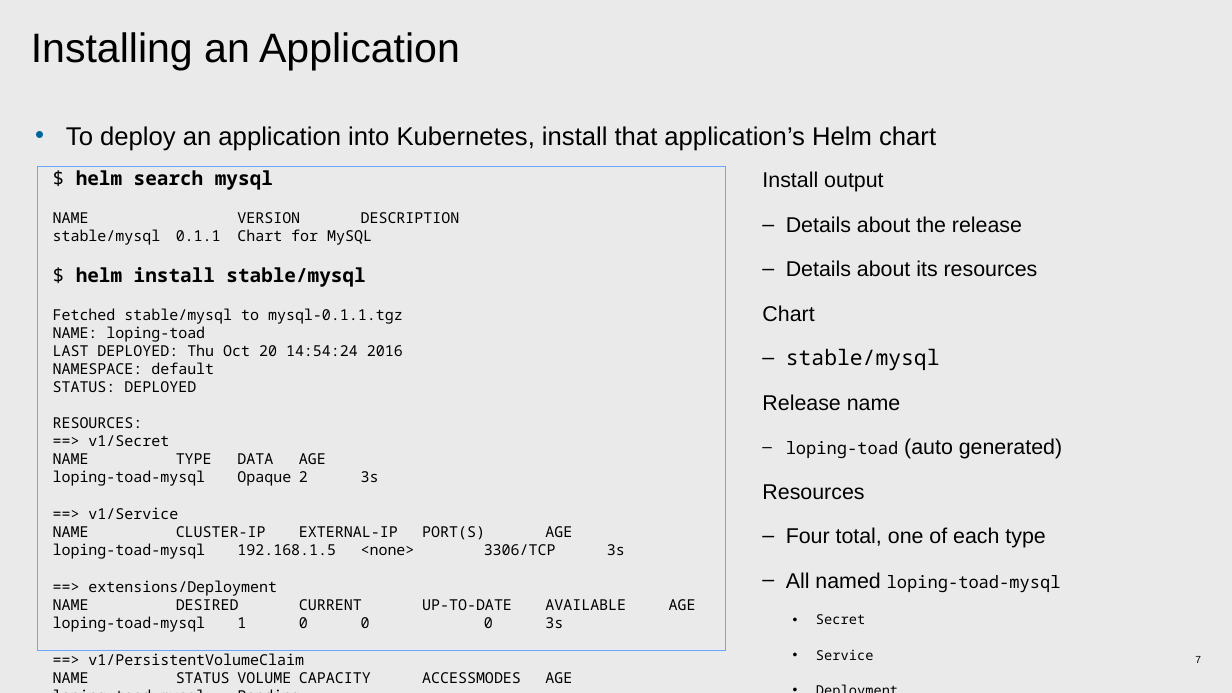
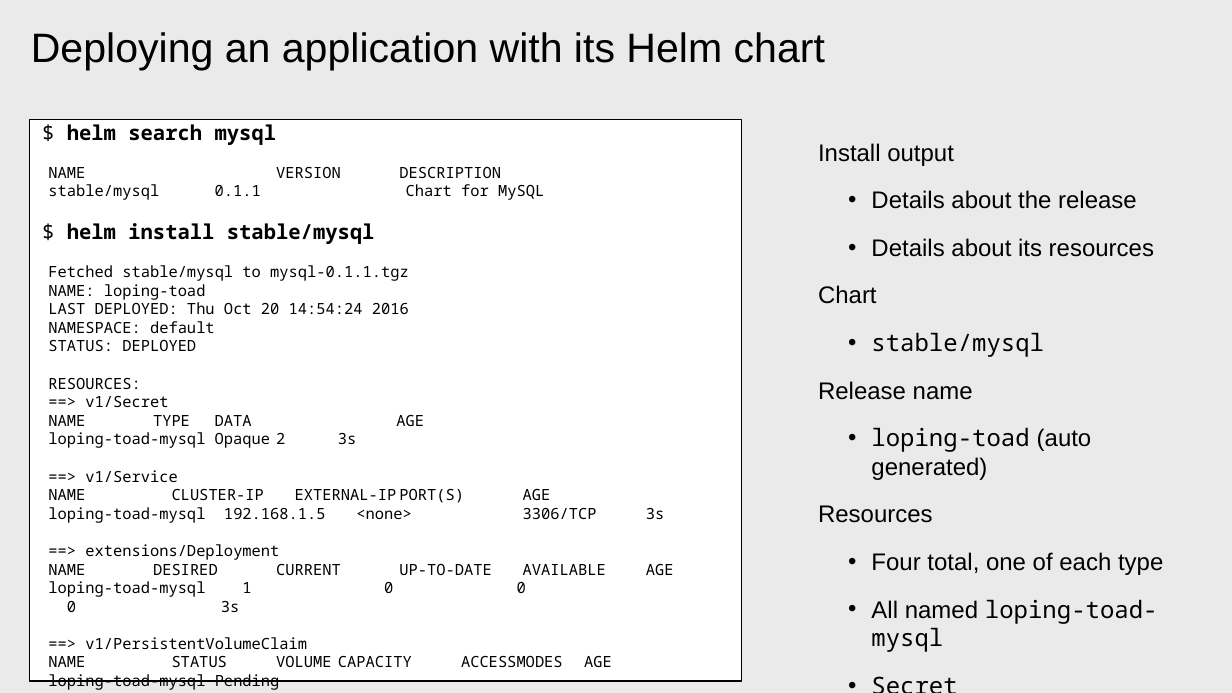
Before and after one commit to patrocinio/cloud-private-bootcamp, a slide deck: slide 10 of Units_development/Helm basics_AWG.pptx (slide 7 before the commit). Drawn at 1232x693 pixels with LibreOffice and Linux fonts; fonts in the diff are those of the drawing. Boxes give left, top, right and bottom in pixels: in the first picture for what was removed or moved away, otherwise in the second. Text is boxed around its words. In the diff, an @@ line names an element or a change of style, - is before the commit and + after.

```diff
--- a/Units_development/Helm basics_AWG.pptx
+++ b/Units_development/Helm basics_AWG.pptx
@@ title at box(31, 32, 825, 70): text changed @@
-Installing an Application
+Deploying an application with its Helm chart
@@ text "$ helm search mysql": place and size @@
-text "$ helm search mysql" at box(37, 166, 726, 650)
+text "$ helm search mysql" at box(30, 120, 742, 681)
@@ text "$ helm search mysql" at box(30, 120, 742, 681): size 11.2 to 12 pt in "$ helm search mysql", "$ helm install stable/mysql"; size 8.8 to 9 pt; list level 1 to 2 in "$ helm install stable/mysql"; list level 1 to 2 in "Fetched stable/mysql to mysql-0.1.1.tgz NAME: ..."; list level 1 to 2 in "RESOURCES: ==> v1/Secret NAME TYPE ..."; list level 1 to 2 in "==> v1/Service NAME CLUSTER-IP EXTERNAL-IP ..."; list level 1 to 2 in "==> extensions/Deployment NAME DESIRED CURRENT ..."; list level 1 to 2 in "==> v1/PersistentVolumeClaim NAME STATUS VOLUME ..."; fill none to #FFFFFF; outline #69A6FF 0.75 pt to #000000 0.75 pt @@
@@ text removed at box(66, 126, 936, 151) @@
-• To deploy an application into Kubernetes, install that application’s Helm chart
@@ text "Install output": place and size @@
-text "Install output" at box(762, 171, 1062, 660)
+text "Install output" at box(818, 143, 1163, 624)
@@ text "Install output" at box(818, 143, 1163, 624): size 12.5 to 14 pt in "Install output", "Details about the release", "Details about its resources", "Chart" and 6 more places; size 10 to 14 pt in "loping-toad", "loping-toad-mysql"; size 8 to 14 pt in "Secret", "Service", "Deployment", "PersistentVolumeClaim"; bullet – to •; list level 2 to 3 in "Details about the release"; list level 2 to 3 in "Details about its resources"; list level 2 to 3 in "stable/mysql"; list level 2 to 3 in "loping-toad (auto generated)"; list level 2 to 3 in "Four total, one of each ..."; list level 2 to 3 in "All named loping-toad-mysql"; bullet • to –; list level 3 to 2 in "Deployment"; list level 3 to 2 in "PersistentVolumeClaim" @@
@@ page number removed at box(1195, 656, 1201, 663) @@
-7
```
Also in this commit, not shown: 4 other slides changed, 5 slides added, 4 slides removed.
